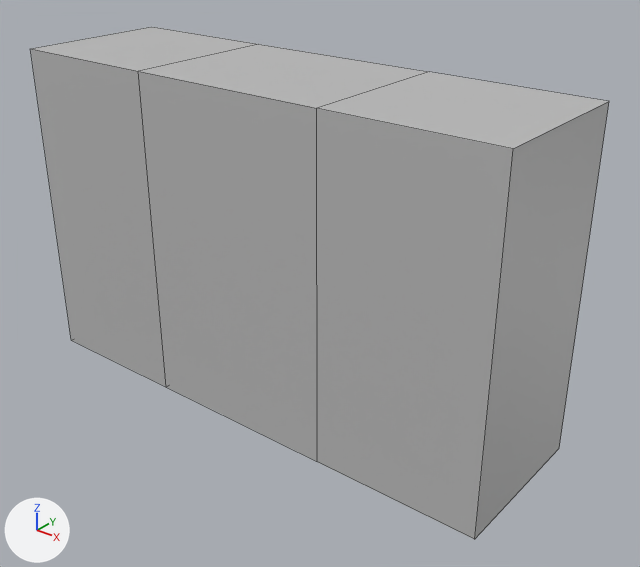
Before and after pictures for a commit that changed the Blender file DresserModel.blend.
Camera for both pictures: a 50 mm lens placed at (8.29, -8.51, 4.7), pointed at (0.99, 0.62, -0.96). Arrows for +X, +Y and +Z are at lower left; the lights stay in place. The older version comes first. Mesh edges are drawn as thin lines.

Script lines for the objects in view, before the commit:
```python
mat_dresser = principled_material('Dresser')
mat_dresser.base_color = (0.5, 0.5, 0.5)  # grey #bcbcbc
me_cube_001 = bpy.data.meshes.new('Cube.001')
me_cube_001.from_pydata(...)  # 16 vertices, 14 faces; spans x -0.88..1.12, y -0.56..1.44, z -1.17..0.83
me_cube_001.materials.append(mat_dresser)  # grey #bcbcbc
ob_cube = bpy.data.objects.new('Cube', me_cube_001)
ob_cube.location = (0.0, 0.0, -0.01)
ob_cube.scale = (4.0, 1.2, 2.5)
```
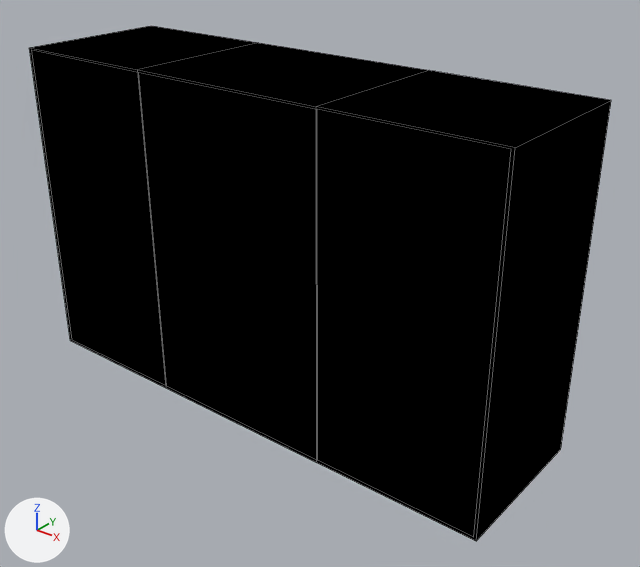
Commit message: dresser done maybe

Boxes [x1, y1, x2, y2] around the edits, measured in the pictures (640 x 567 px):
'Cube', surface changed, recoloured, modifiers changed (grey to black)
    before: [31, 27, 609, 539]
    after: [29, 26, 611, 541]

The change in detail:
Picture 'DresserImage.jpg' (img_dresserimage_jpg) is new.
In material 'Dresser' (mat_dresser), base_color is no longer (0.5, 0.5, 0.5), grey #bcbcbc.
In material 'Dresser' (mat_dresser), texture is now set to img_dresserimage_jpg.
Material 'Outline' (mat_outline) is new.
Its base color is (0.0, 0.0, 0.0) (black #000000).
me_cube_001 has 16 vertices, 14 faces and spans x -0.88..1.12, y -0.56..1.44, z -1.17..0.83.
me_cube_001 gains material mat_outline (black #000000).
Object 'Cube' (ob_cube) gains a SOLIDIFY modifier named 'Solidify'.
Modifier setting: thickness = -0.02.
Modifier setting: offset = 0.0.
Modifier setting: material_offset = 1.
Modifier setting: use_flip_normals = True.
